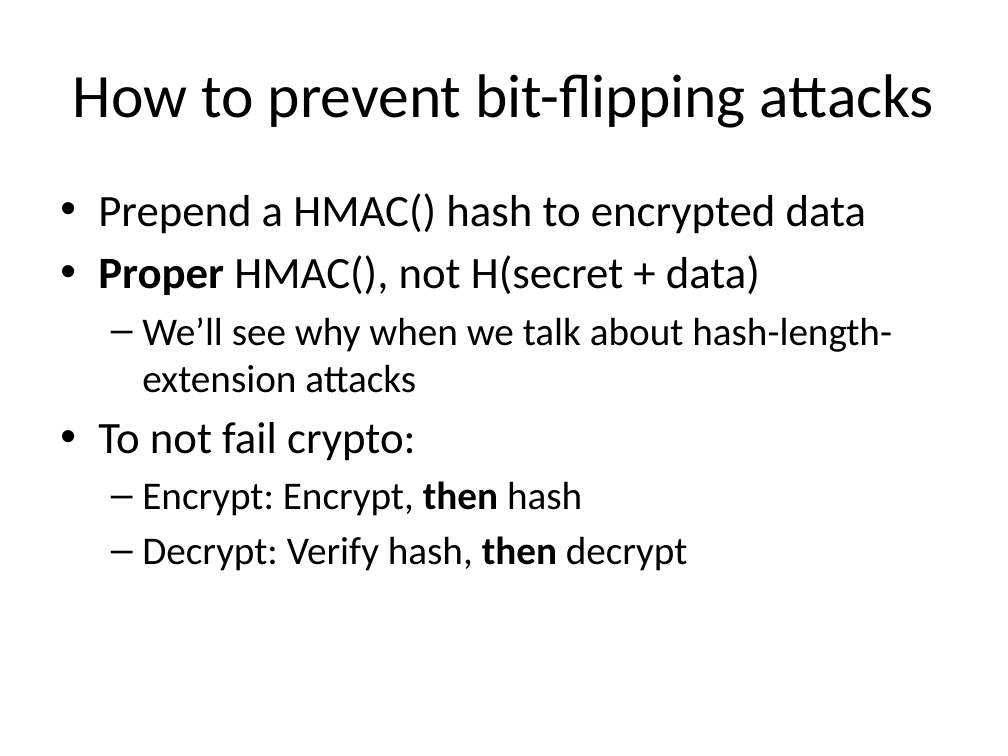
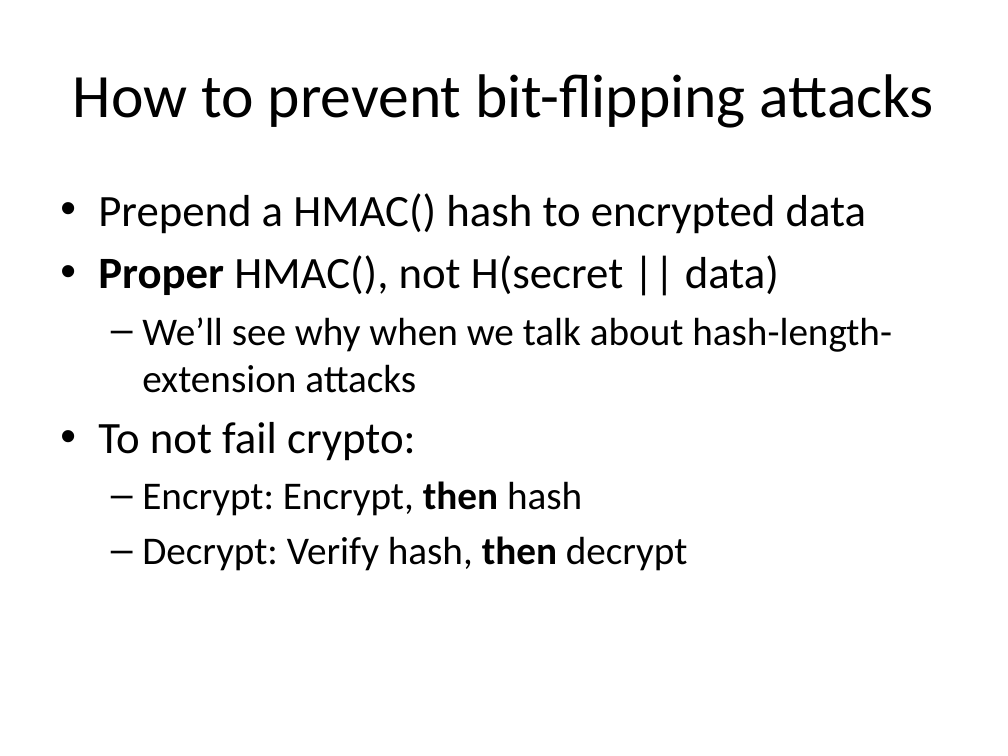
Before and after one commit to iagox86/2013-02-Shmoocon-talk, a slide deck: slide 30 of Shmoocon.pptx. Drawn at 1008x756 pixels with LibreOffice and Linux fonts; fonts in the diff are those of the drawing. Boxes give left, top, right and bottom in pixels: in the first picture for what was removed or moved away, otherwise in the second. Text is boxed around its words. In the diff, an @@ line names an element or a change of style, - is before the commit and + after.

```diff
--- a/Shmoocon.pptx
+++ b/Shmoocon.pptx
@@ text at [98,255,779,295]: text changed @@
-• Proper HMAC(), not H(secret + data)
+• Proper HMAC(), not H(secret || data)
```
Also in this commit, not shown: 8 other slides changed.
